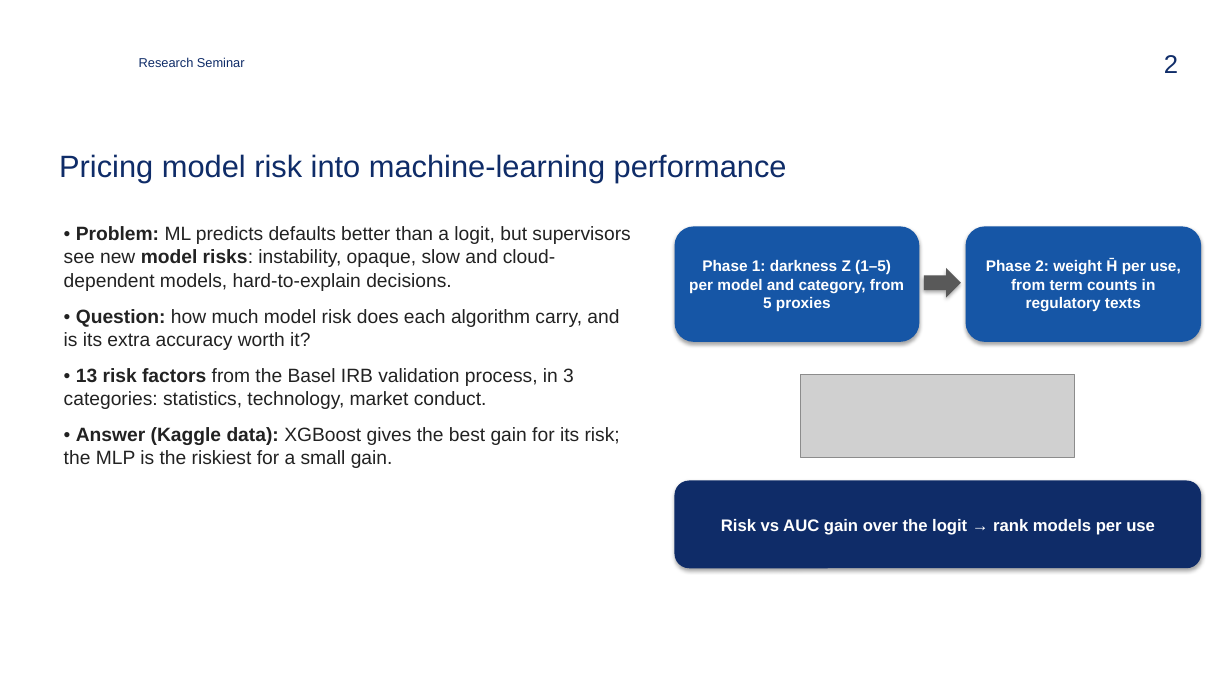
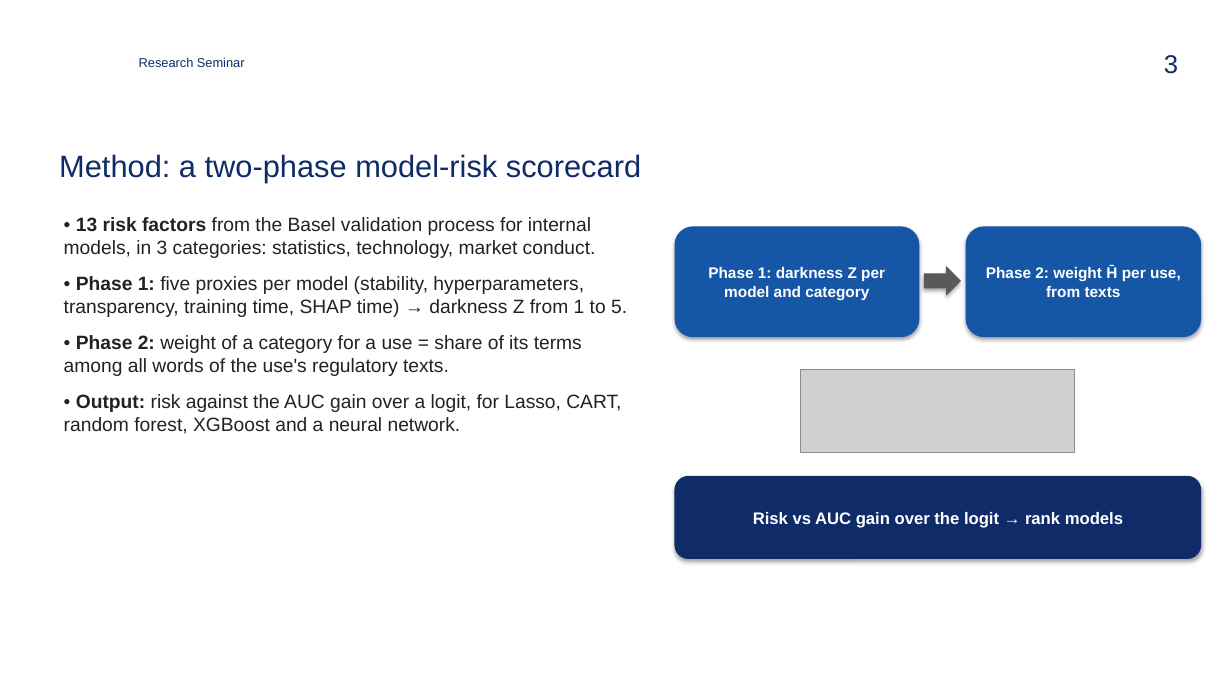
Before and after one commit to zavaz5/ml-model-risk, a slide deck: slide 3 of docs/presentation.pptx (slide 2 before the commit). Drawn at 1232x693 pixels with LibreOffice and Linux fonts; fonts in the diff are those of the drawing; grey boxes stand for pictures; background and template pictures are left out. Boxes give left, top, right and bottom in pixels: in the first picture for what was removed or moved away, otherwise in the second. Text is boxed around its words. In the diff, an @@ line names an element or a change of style, - is before the commit and + after.

```diff
--- a/docs/presentation.pptx
+++ b/docs/presentation.pptx
@@ page number at bbox=[1164, 55, 1178, 74]: text changed @@
-2
+3
@@ title at bbox=[59, 154, 641, 182]: text changed @@
-Pricing model risk into machine-learning performance
+Method: a two-phase model-risk scorecard
@@ text at bbox=[64, 217, 627, 434]: text changed @@
-• Problem: ML predicts defaults better than a logit, but supervisors see new model risks: instability, opaque, slow and cloud-dependent models, hard-to-explain decisions.
-• Question: how much model risk does each algorithm carry, and is its extra accuracy worth it?
-• 13 risk factors from the Basel IRB validation process, in 3 categories: statistics, technology, market conduct.
-• Answer (Kaggle data): XGBoost gives the best gain for its risk; the MLP is the riskiest for a small gain.
+• 13 risk factors from the Basel validation process for internal models, in 3 categories: statistics, technology, market conduct.
+• Phase 1: five proxies per model (stability, hyperparameters, transparency, training time, SHAP time) → darkness Z from 1 to 5.
+• Phase 2: weight of a category for a use = share of its terms among all words of the use's regulatory texts.
+• Output: risk against the AUC gain over a logit, for Lasso, CART, random forest, XGBoost and a neural network.
@@ rounded rectangle "Phase 1: darkness Z per ...": place and size @@
-rounded rectangle "Phase 1: darkness Z per ..." at bbox=[675, 226, 920, 342]
+rounded rectangle "Phase 1: darkness Z per ..." at bbox=[675, 226, 920, 337]
@@ rounded rectangle "Phase 2: weight H̄ per ...": place and size @@
-rounded rectangle "Phase 2: weight H̄ per ..." at bbox=[966, 226, 1202, 342]
+rounded rectangle "Phase 2: weight H̄ per ..." at bbox=[966, 226, 1202, 337]
@@ text in rounded rectangle at bbox=[708, 267, 885, 300]: text changed @@
-Phase 1: darkness Z (1–5) per model and category, from 5 proxies
+Phase 1: darkness Z per model and category
@@ text in rounded rectangle at bbox=[986, 267, 1181, 297]: text changed @@
-Phase 2: weight H̄ per use, from term counts in regulatory texts
+Phase 2: weight H̄ per use, from texts
@@ picture: place and size @@
-picture at bbox=[801, 374, 1076, 457]
+picture at bbox=[801, 370, 1076, 453]
@@ rounded rectangle "Risk vs AUC gain over ...": place and size @@
-rounded rectangle "Risk vs AUC gain over ..." at bbox=[675, 481, 1202, 568]
+rounded rectangle "Risk vs AUC gain over ..." at bbox=[675, 476, 1202, 559]
@@ text in rounded rectangle at bbox=[753, 512, 1123, 528]: text changed @@
-Risk vs AUC gain over the logit → rank models per use
+Risk vs AUC gain over the logit → rank models
```
Also in this commit, not shown: 13 other slides changed, 10 slides added, 18 other files.
